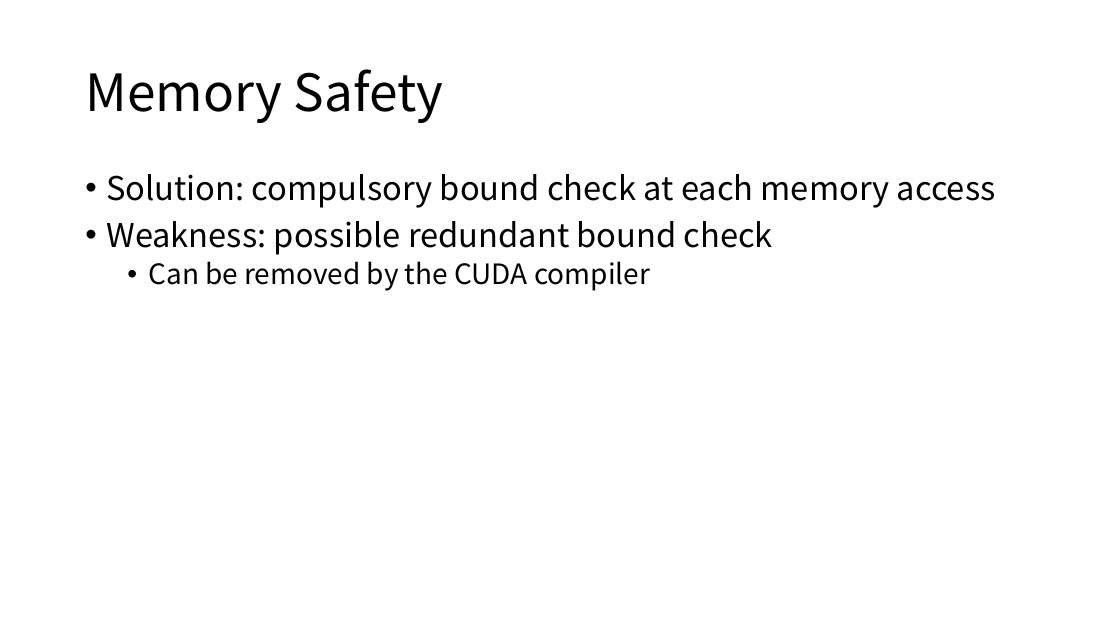
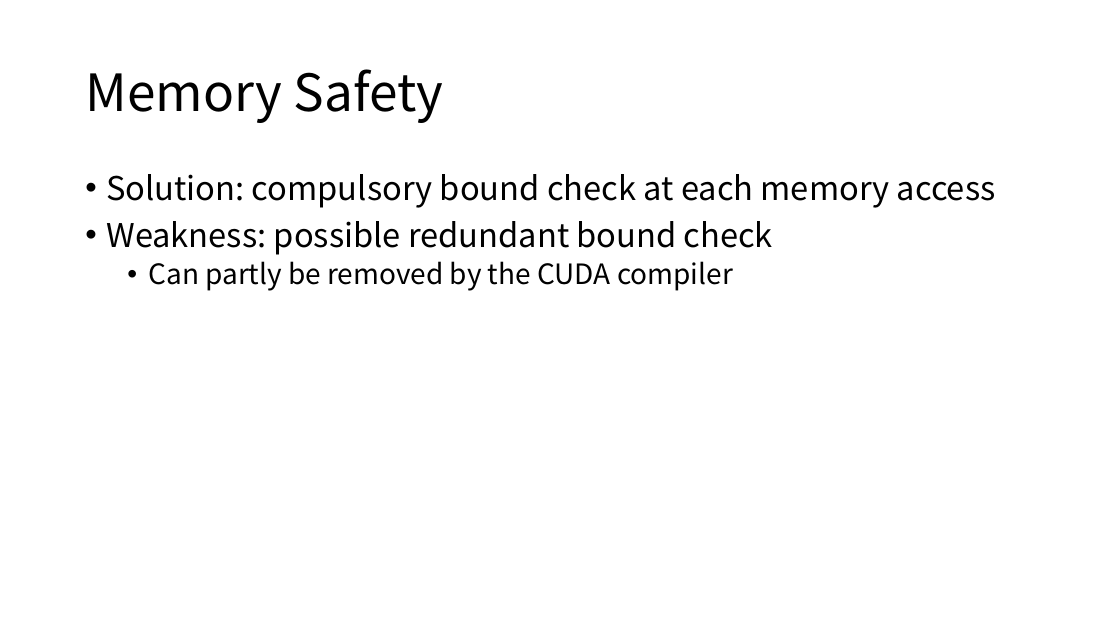
Before and after one commit to ZhenbangYou/A-Functional-Language-for-Parallel-Computing, a slide deck: slide 28 of A Functional Language for Parallel Computing.pptx. Drawn at 1120x630 pixels with LibreOffice and Linux fonts; fonts in the diff are those of the drawing. Boxes give left, top, right and bottom in pixels: in the first picture for what was removed or moved away, otherwise in the second. Text is boxed around its words. In the diff, an @@ line names an element or a change of style, - is before the commit and + after.

```diff
--- a/A Functional Language for Parallel Computing.pptx
+++ b/A Functional Language for Parallel Computing.pptx
@@ text at <box>148,261,733,291</box>: text changed @@
-  • Can be removed by the CUDA compiler
+  • Can partly be removed by the CUDA compiler
```
Also in this commit, not shown: 11 other slides changed, 1 slide added, 1 slide removed.
